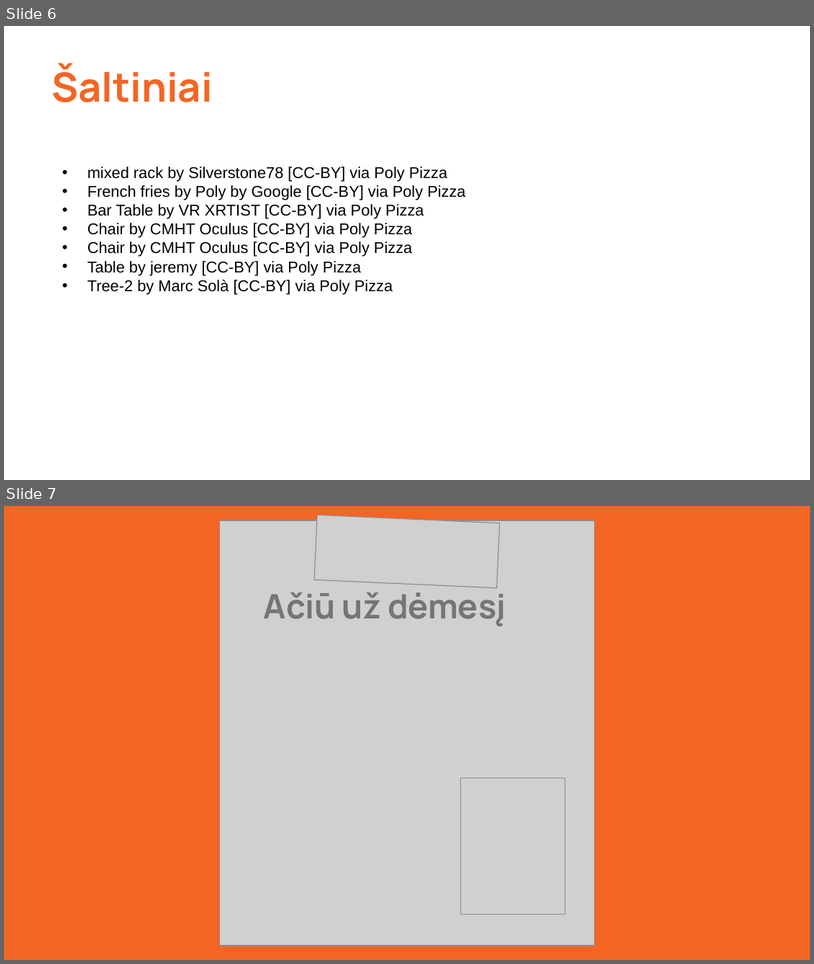
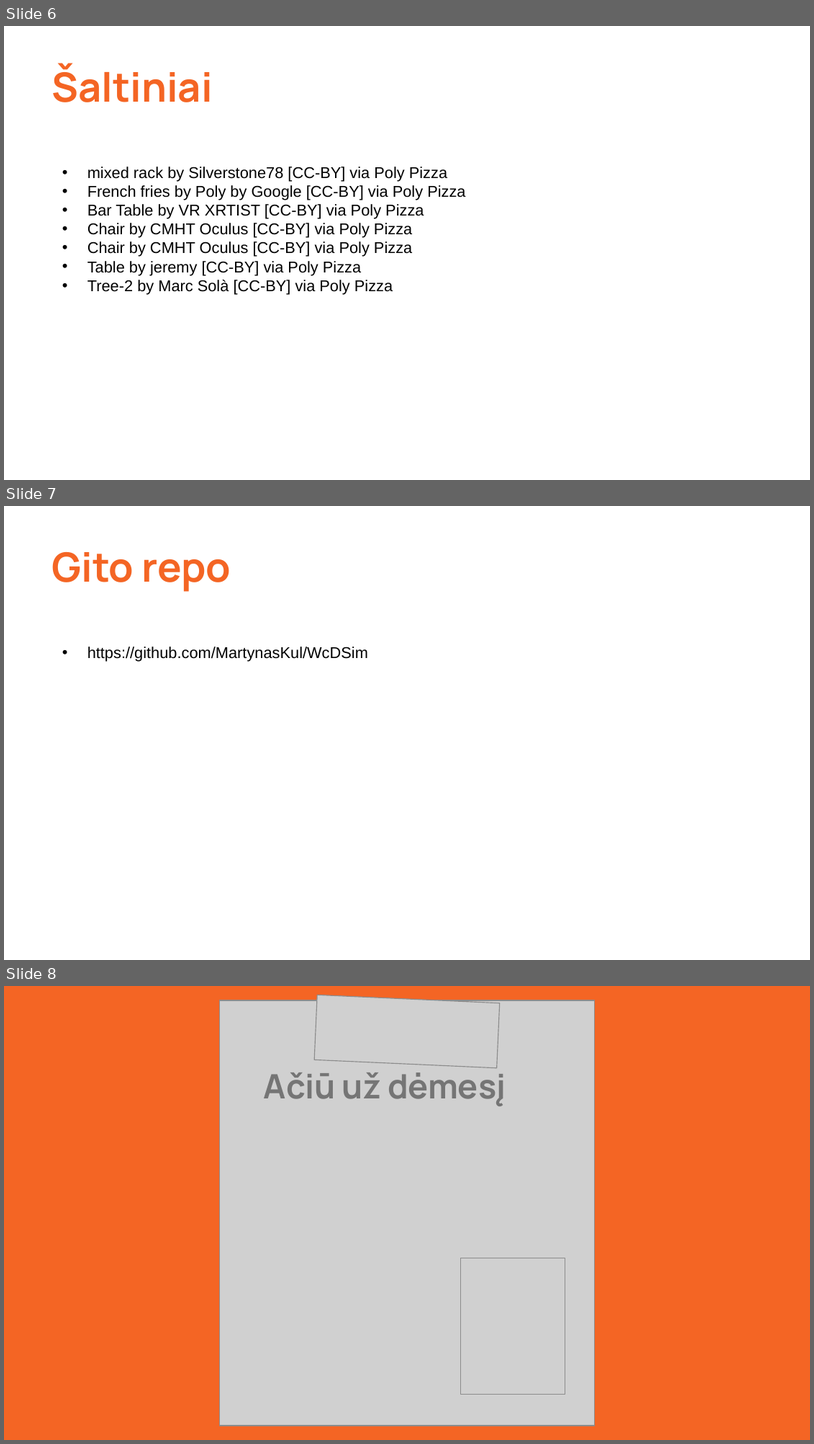
Before and after one commit to MartynasKul/WcDSim, a slide deck: Skaidres/WcDonaldas_3Sprintas.pptx. Shown one above the other, each under a label of ours: slides 6 and 7 before the commit, slides 6, 7 and 8 after it. The pictures are 814x964 and 814x1444 pixels, drawn with LibreOffice and Linux fonts; fonts in the diff are those of the drawing; grey boxes stand for pictures. Boxes give left, top, right and bottom in pixels: in the first picture for what was removed or moved away, otherwise in the second. Text is boxed around its words. In the diff, an @@ line names an element or a change of style, - is before the commit and + after.

Commit message:
Updated slides and added built game

```diff
--- a/Skaidres/WcDonaldas_3Sprintas.pptx
+++ b/Skaidres/WcDonaldas_3Sprintas.pptx
@@ slide 7 added at <box>4,506,810,960</box>, background #FFFFFF @@
@@ title added at <box>52,552,232,592</box>, 36 pt, text #F46524, bold @@
+Gito repo
@@ text added at <box>88,646,368,662</box>, 14 pt, text #000000 @@
+• https://github.com/MartynasKul/WcDSim
@@ what was slide 7 is now slide 8 @@
```
Also in this commit, not shown: 1 other file.
